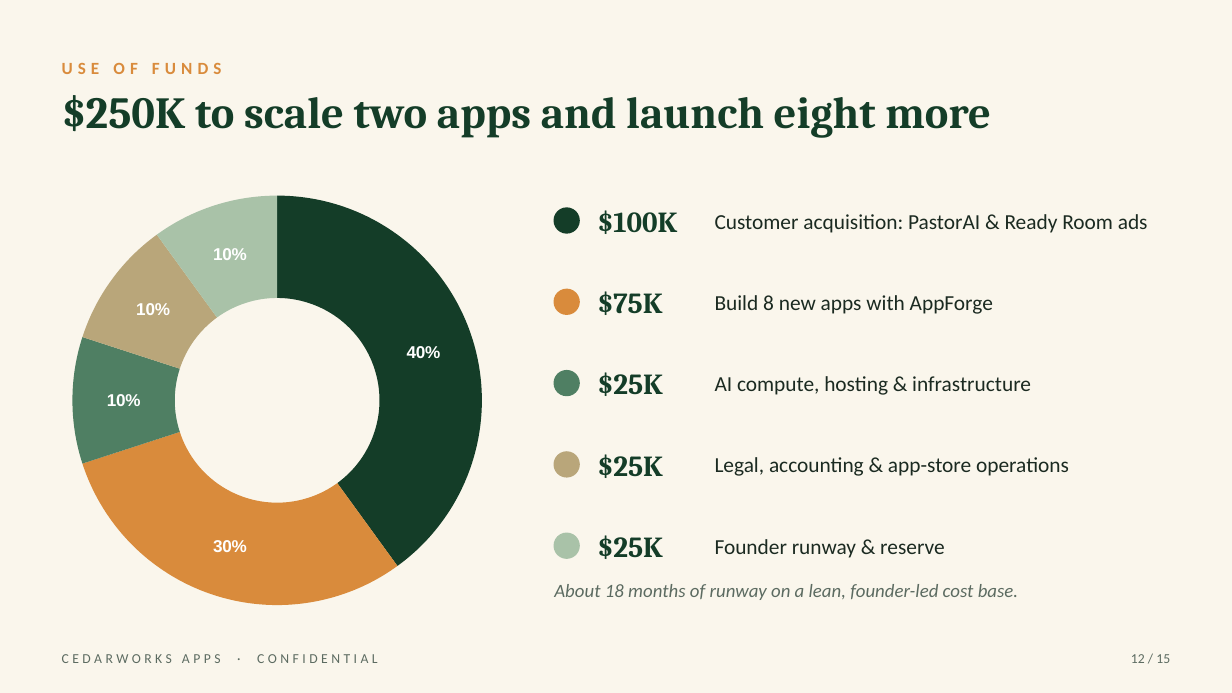
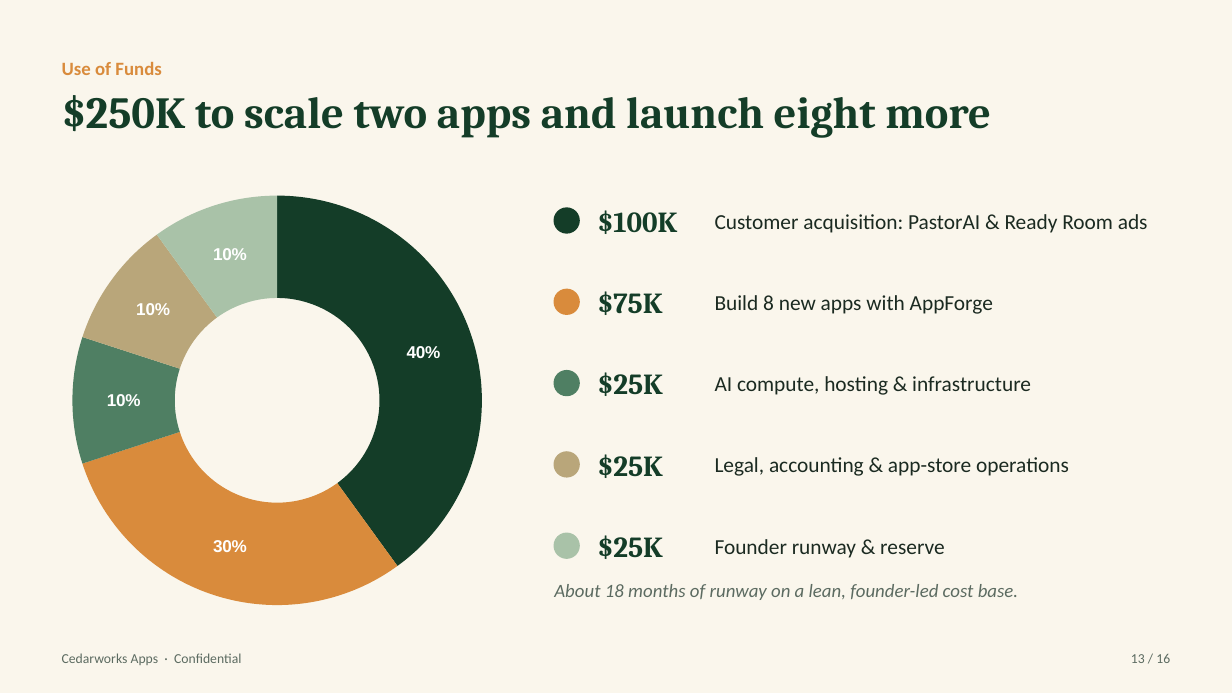
Before and after one commit to Pastorai1/Cedarworksapps, a slide deck: slide 13 of pitch-deck/Cedarworks-Apps-Pitch-Deck.pptx (slide 12 before the commit). Drawn at 1232x693 pixels with LibreOffice and Linux fonts; fonts in the diff are those of the drawing. Boxes give left, top, right and bottom in pixels: in the first picture for what was removed or moved away, otherwise in the second. Text is boxed around its words. In the diff, an @@ line names an element or a change of style, - is before the commit and + after.

```diff
--- a/pitch-deck/Cedarworks-Apps-Pitch-Deck.pptx
+++ b/pitch-deck/Cedarworks-Apps-Pitch-Deck.pptx
@@ text at [62,62,162,75]: text changed; size 10 to 11 pt @@
-USE OF FUNDS
+Use of Funds
@@ text at [62,653,241,665]: text changed @@
-CEDARWORKS APPS · CONFIDENTIAL
+Cedarworks Apps · Confidential
@@ text at [1131,654,1170,663]: text changed @@
-12 / 15
+13 / 16
```
Also in this commit, not shown: 11 other slides changed, 4 slides added, 3 slides removed, 3 other files.
